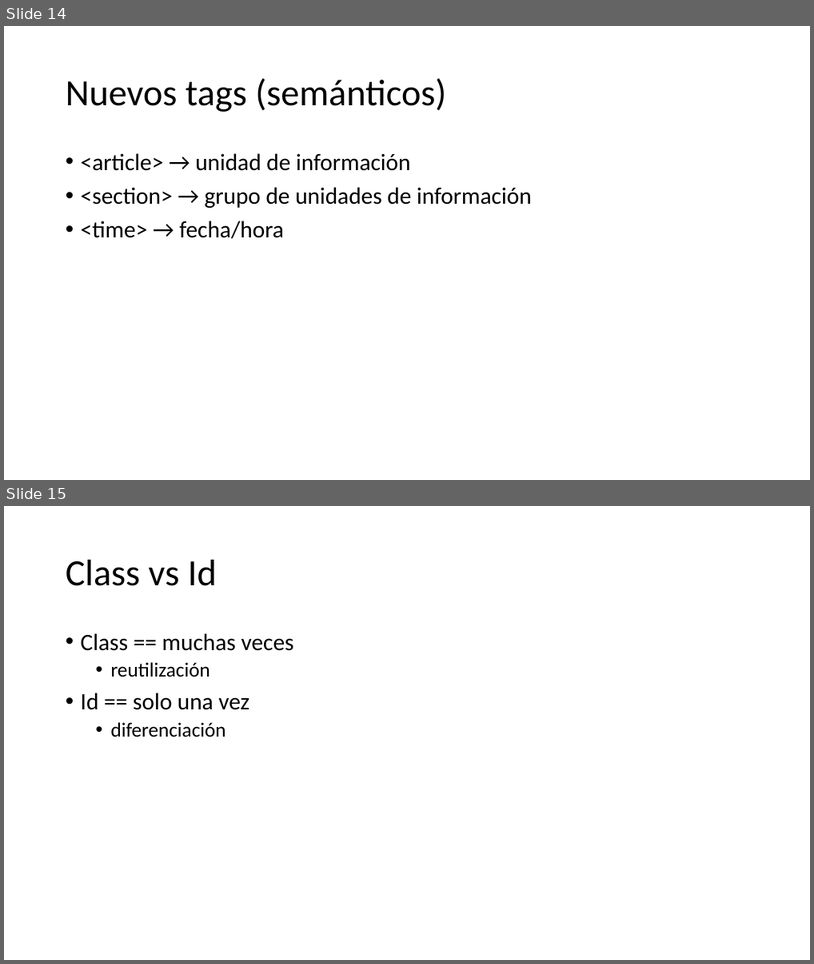
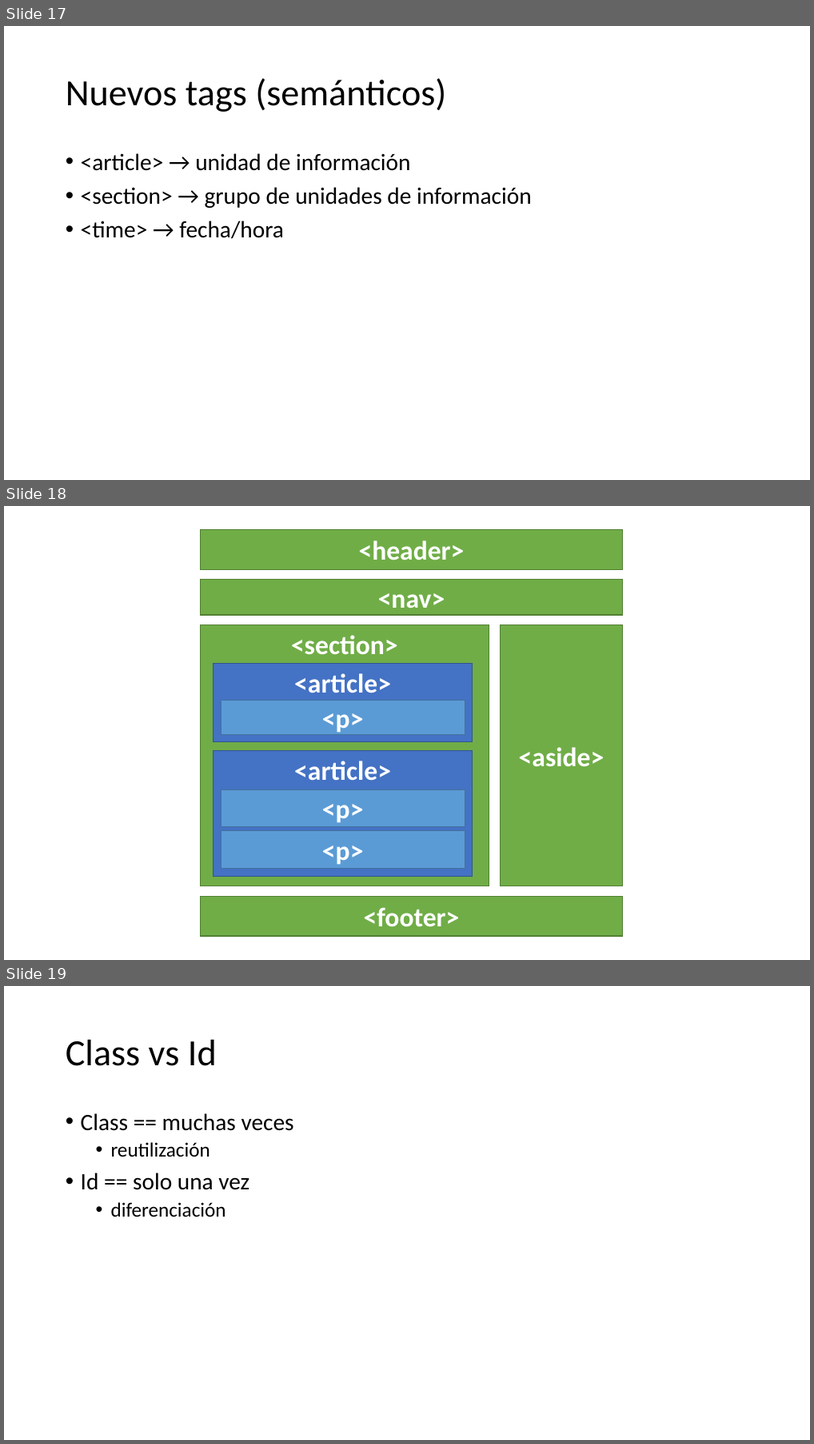
Before and after one commit to Nuevas-Tecnologias-FIUBA/Clase-HTML-CSS, a slide deck: Slides/Clase.pptx. Shown one above the other, each under a label of ours: slides 14 and 15 before the commit, slides 17, 18 and 19 after it. The pictures are 814x964 and 814x1444 pixels, drawn with LibreOffice and Linux fonts; fonts in the diff are those of the drawing. Boxes give left, top, right and bottom in pixels: in the first picture for what was removed or moved away, otherwise in the second. Text is boxed around its words. In the diff, an @@ line names an element or a change of style, - is before the commit and + after.

```diff
--- a/Slides/Clase.pptx
+++ b/Slides/Clase.pptx
@@ slide 18 added at [4, 506, 810, 960], background #FFFFFF @@
@@ rectangle added at [201, 530, 623, 569], fill #70AD47, outline #538035 1 pt, 32 pt, text #FFFFFF, bold @@
+<header>
@@ rectangle added at [201, 579, 623, 615], fill #70AD47, outline #538035 1 pt, 32 pt, text #FFFFFF, bold @@
+<nav>
@@ rectangle added at [201, 624, 489, 886], fill #70AD47, outline #538035 1 pt, 32 pt, text #FFFFFF, bold @@
+<section>
@@ rectangle added at [501, 624, 623, 886], fill #70AD47, outline #538035 1 pt, 32 pt, text #FFFFFF, bold @@
+<aside>
@@ rectangle added at [214, 664, 473, 742], fill #4472C4, outline #325491 1 pt, 32 pt, text #FFFFFF, bold @@
+<article>
@@ rectangle added at [221, 700, 466, 734], fill #5B9BD5, outline #43739E 1 pt, 32 pt, text #FFFFFF, bold @@
+<p>
@@ rectangle added at [214, 751, 473, 876], fill #4472C4, outline #325491 1 pt, 32 pt, text #FFFFFF, bold @@
+<article>
@@ rectangle added at [221, 790, 466, 827], fill #5B9BD5, outline #43739E 1 pt, 32 pt, text #FFFFFF, bold @@
+<p>
@@ rectangle added at [221, 831, 466, 868], fill #5B9BD5, outline #43739E 1 pt, 32 pt, text #FFFFFF, bold @@
+<p>
@@ rectangle added at [201, 896, 623, 936], fill #70AD47, outline #538035 1 pt, 32 pt, text #FFFFFF, bold @@
+<footer>
@@ what was slide 14 is now slide 17 @@
@@ what was slide 15 is now slide 19 @@
```
Also in this commit, not shown: 7 slides changed, 10 other slides added, 1 slide removed.
